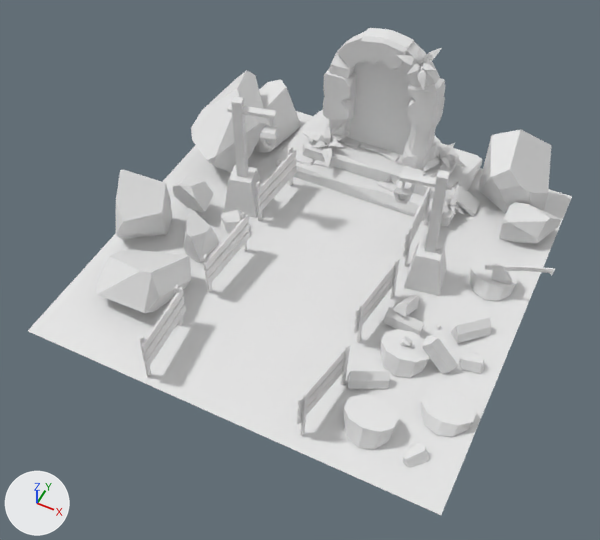
What one commit did to the glTF model static/model-2/portal-final.glb.
One viewpoint serves both versions: a 50 mm lens placed at (2.31, -5.05, 6.04), pointed at (0.05, -0.53, 0.39). Every picture has the same lights, and +X, +Y and +Z are marked at lower left. Vertices at the same position are counted once.

In view in the first picture: 'baked', 'protalLight'.
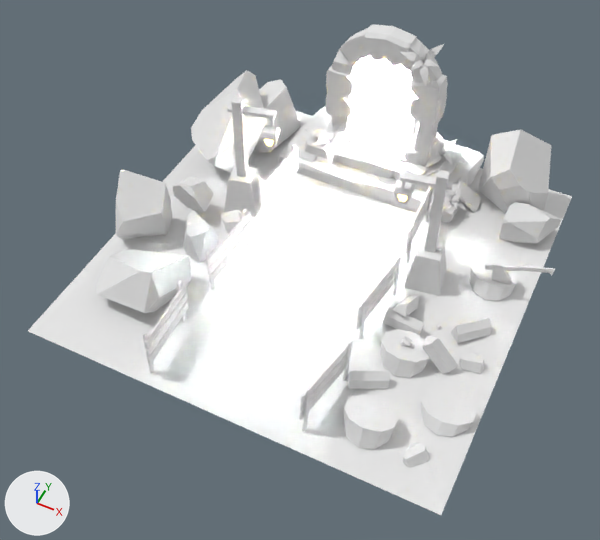
Boxes (x1, y1, x2, y2) around the edits, measured in the pictures (600 x 540 px; the box of a moved part takes in the faces that stretch with it):
'baked', reshaped: before (28, 28, 572, 515); after (28, 24, 572, 515)
'protalLight', recoloured, moved: before (346, 59, 412, 155); after (351, 56, 414, 150)
part 1 of me_plane_017, added: after (400, 52, 421, 62)
part 2 of me_plane_017, moved or reshaped: before (203, 48, 479, 385); after (206, 43, 481, 381)

The change in detail:
Material 'Material.006' (mat_material_006) is new.
Its base color is (0.0, 0.0, 0.0) (black #000000).
Its metallic is 1.0.
Its roughness is 1.0.
Its emission color is (1.0, 0.978, 0.968) (white #fffdfb).
Its emission strength is 92.87.
me_plane_003 has 4 vertices, 2 faces and spans x -0.407..0.407, y 0.0, z 0.0..1.177.
me_plane_003 now uses material mat_material_006 (black #000000).
me_plane_017 is used by ob_baked; location (0.0, 0.0, 0.0).
me_plane_017 had 2373 vertices, 3709 faces and spanned x -2.0..2.13, y -2.0..2.01, z -0.05..1.73.
me_plane_017 now has 2381 vertices, 3801 faces and spans x -2.0..2.13, y -2.0..2.08, z -0.05..1.73.
me_plane_017 part 1: the loose piece of 21 vertices spanning x 0.14..0.37, y 1.24..1.33, z 1.55..1.64 is copied, and the copy is moved by (0.0, 0.07, 0.0); it spans x 0.14..0.37, y 1.31..1.4, z 1.55..1.64.
me_plane_017 part 2: 932 vertices moved from x -0.99..1.13, y -1.96..2.01, z -0.05..1.72 to x -0.99..1.11, y -1.91..2.08, z -0.05..1.72; 798 vertices removed from x -0.99..1.18, y -1.2..2.0, z -0.02..1.73; 785 vertices added at x -0.99..1.18, y -1.12..2.06, z -0.02..1.73.
Object 'protalLight' (ob_protallight) moves from (0.0, 1.438, 0.287) to (0.0, 1.541, 0.287).
